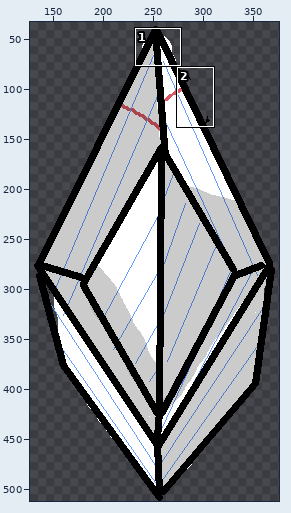
Pixel-art file: Cornhacks/Assets/Aseprites/paperboat.aseprite. Above: a wide view before the commit, with the close-up outlined.
Close-up. Old version:
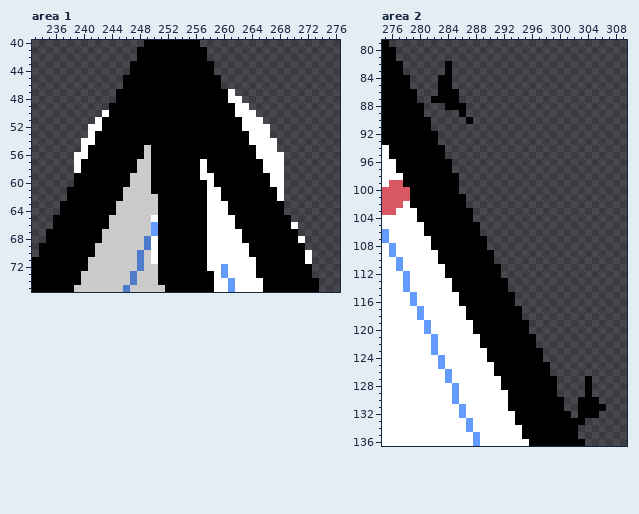
512x512 pixels, 1 frame. Shown: area 1: x 233..276, y 40..75; area 2: x 275..309, y 79..136. The wide view leaves out empty margins. The commit also changed other parts of the picture, which this record leaves out.
After:
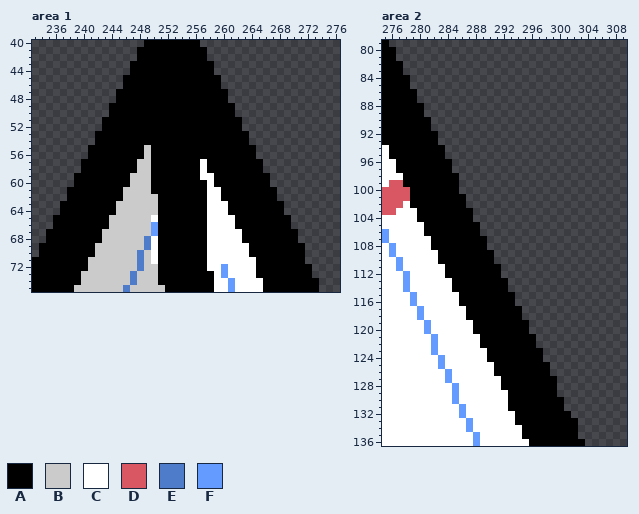
Palette (. is transparent): A #000000  B #cbcbcb  C #ffffff  D #d95763  E #4f7bcb  F #639bff
Changes in this commit:
Area 1, layer "Paper":
The edit erases colour C in row 47 at x 261; in row 48 at x 261 to 262; in row 49 at x 262 to 263; in row 50 at x 243 and 262 to 264; in row 51 at x 242 and 263 to 265; in row 52 at x 241 to 242 and 263 to 266.
The edit erases colour C in row 53 at x 241 and 264 to 266; in row 54 at x 240 to 241 and 264 to 267; in row 55 at x 240 and 265 to 267; in row 56 at x 239 to 240 and 265 to 268; in rows 57 to 58 at x 239 and 266 to 268; in rows 59 to 60 at x 267 to 268.
The edit erases colour C in rows 61 to 62 at x 268; in row 66 at x 270; in row 68 at x 271; in rows 70 to 71 at x 272.
Area 2, layer "Outline":
The edit erases colour A in rows 82 to 83 at x 284; in rows 84 to 85 at x 283 to 284; in row 86 at x 283 to 285; in row 87 at x 282 to 285; in row 88 at x 284 to 286; in row 89 at x 286.
The edit erases colour A in row 90 at x 287; in rows 127 to 129 at x 304; in row 130 at x 303 to 305; in row 131 at x 303 to 306; in row 132 at x 303 to 305; in row 133 at x 303.
Changed places in both close-ups, as pixel boxes (x1, y1, x2, y2):
erased: (228, 89, 312, 264)
erased: (74, 110, 109, 173)
erased: (431, 61, 473, 124)
erased: (578, 376, 606, 425)
